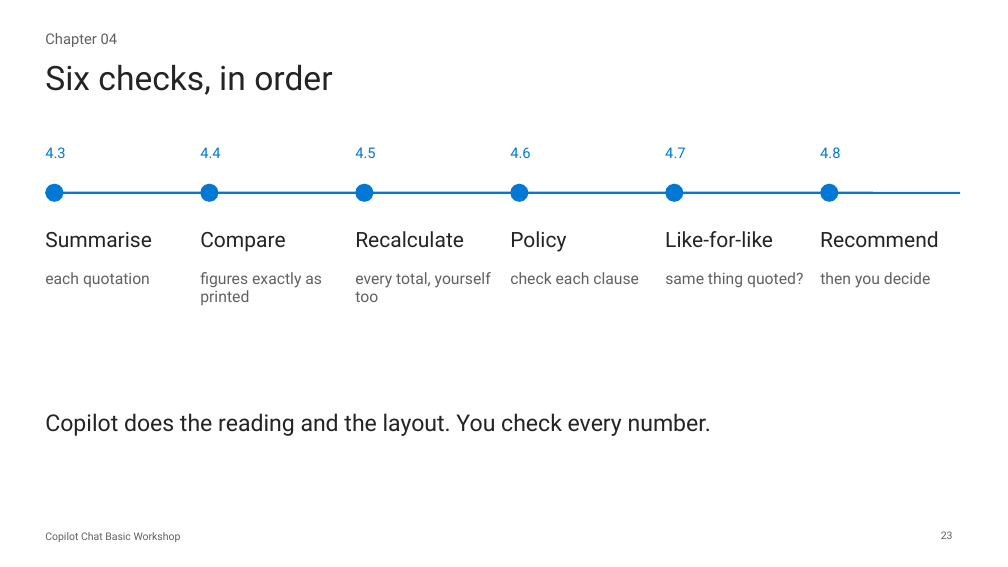
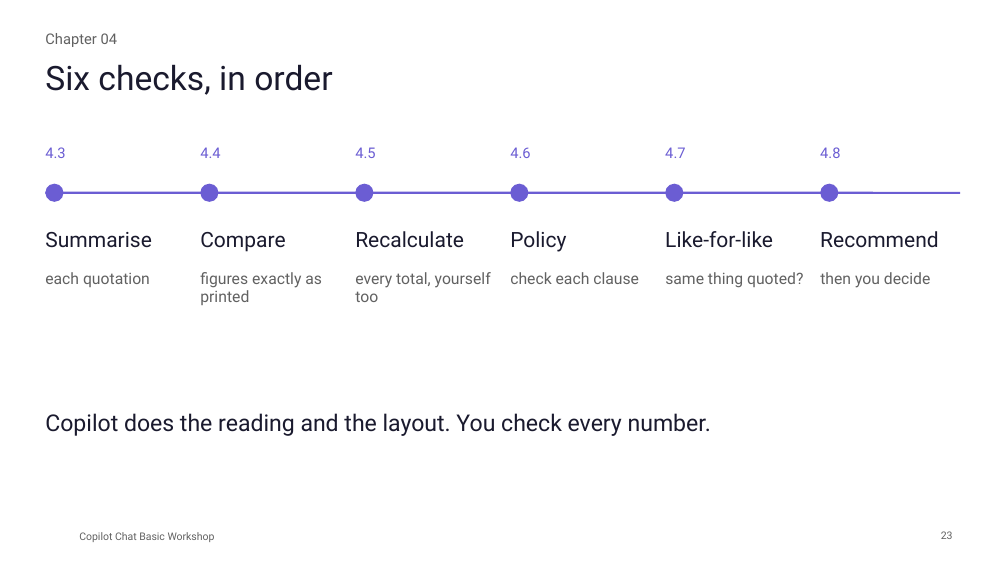
Before and after one commit to Asraf-JS/Copilot-Chat-Basic-Workshop, a slide deck: slide 23 of Copilot-Chat-Basic-Workshop-Deck.pptx. Drawn at 1008x567 pixels with LibreOffice and Linux fonts; fonts in the diff are those of the drawing; background and template pictures are left out. Boxes give left, top, right and bottom in pixels: in the first picture for what was removed or moved away, otherwise in the second. Text is boxed around its words. In the diff, an @@ line names an element or a change of style, - is before the commit and + after.

```diff
--- a/Copilot-Chat-Basic-Workshop-Deck.pptx
+++ b/Copilot-Chat-Basic-Workshop-Deck.pptx
@@ text colour #0078D4 to #6B5DD3 in 6 elements at (45,147,65,158), (200,147,220,158), (355,147,375,158), (510,147,530,158), (665,147,685,158), (820,147,840,158) @@
@@ line (45, 193) - (960, 193): stroke #0078D4 2 pt to #6B5DD3 2 pt @@
@@ fill #0078D4 to #6B5DD3 in 6 elements at (45,184,64,202), (200,184,219,202), (355,184,374,202), (510,184,529,202), (665,184,684,202), (820,184,839,202) @@
@@ text "Copilot Chat Basic Workshop": place and size @@
-text "Copilot Chat Basic Workshop" at (45,532,181,542)
+text "Copilot Chat Basic Workshop" at (79,532,215,542)
```
Also in this commit, not shown: 49 other slides changed, 10 other files.
